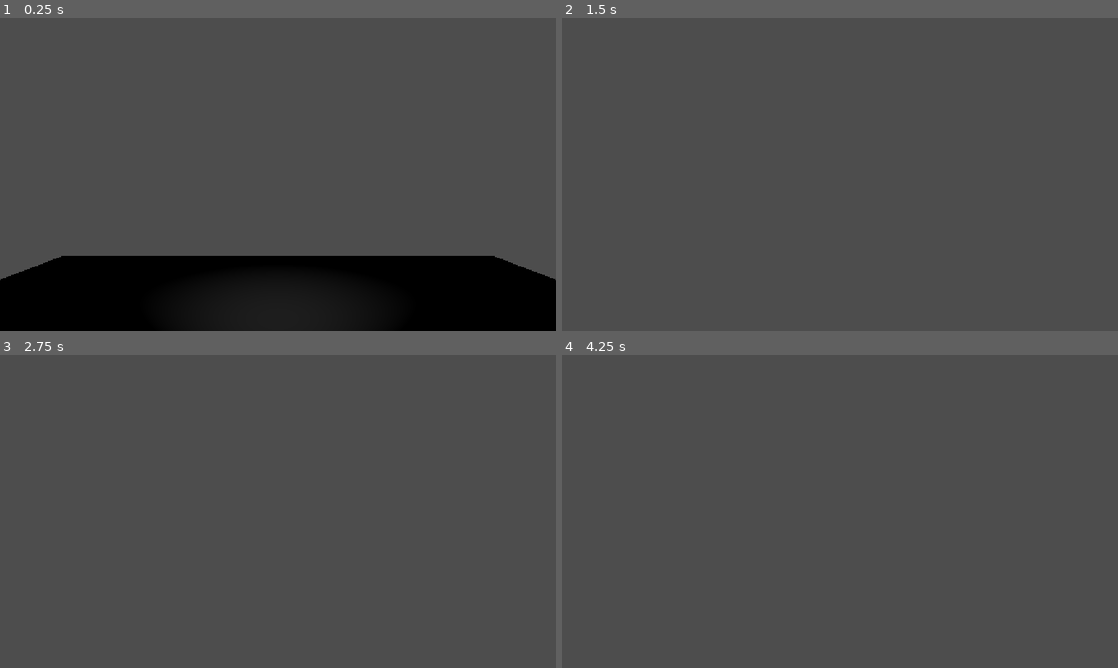
Above: before the commit, frames 1-4 (two rows, left to right).
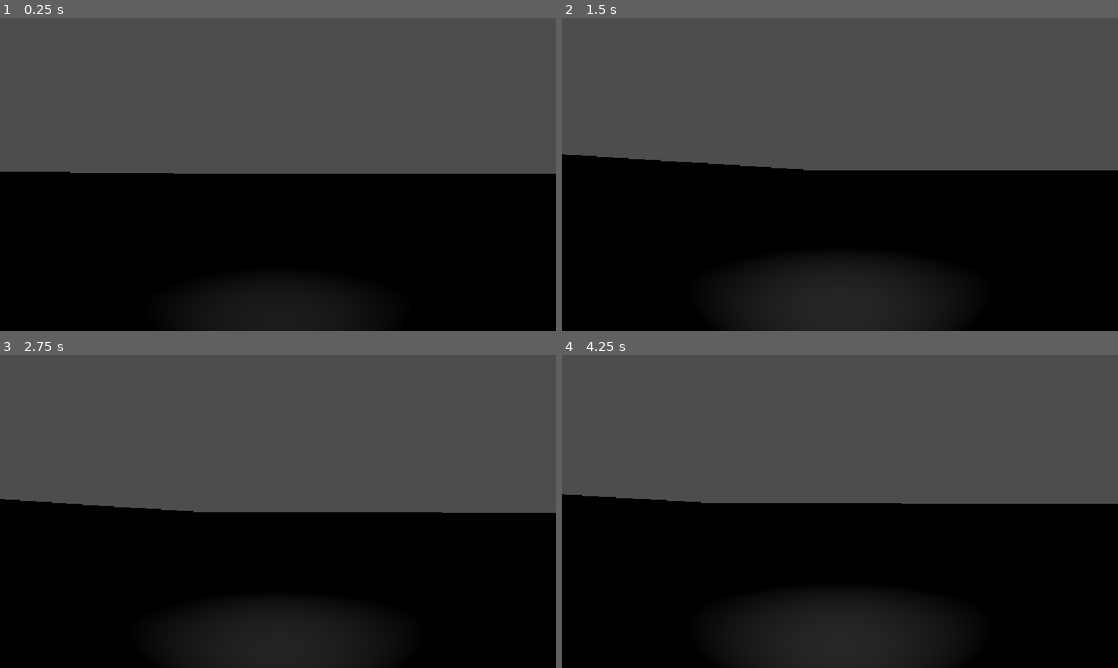
Above: after the commit, the same moments.

Repository: SolemnSintres/GD3D_Underground_Z
Game: Godot game, scene res://scenes/world.tscn
Same seed, same stepped clock (60 frames per second), same inputs: the game is played once before the commit and once after it.
Inputs (mouse positions are in pixels of both pictures, inside the frame that each line leads up to):
- Up to frame 1 (0.25 s): no input
- Up to frame 2 (1.5 s): move the mouse to (867, 174) at 0.52 s; hold W (move_forward) from 0.53 s (still down); move the mouse to (812, 174) at 1.27 s
- Up to frame 3 (2.75 s): keep holding W (move_forward); tap Enter at 2 s; move the mouse to (289, 505) at 2.02 s
- Up to frame 4 (4.25 s): keep holding W (move_forward); tap Space at 2.75 s; move the mouse to (834, 517) at 2.77 s; tap Enter at 3.5 s; move the mouse to (878, 514) at 3.52 s

The runs differ from the first frame. In frame 1, 27% of the frame differs, in the area x 0-100%, y 49-84%; in frame 2, 53%; in frame 3, 50%; in frame 4, 53%, in the area x 0-100%, y 44-100%.

Commit message:
Fence + Ground Swapped and Changed

Diff:
--- a/scenes/world.tscn
+++ b/scenes/world.tscn
@@ -2,11 +2,70 @@
 
 [ext_resource type="PackedScene" uid="uid://demdltfgt8e6n" path="res://scenes/player.tscn" id="1_nnsk1"]
 
+[sub_resource type="BoxMesh" id="BoxMesh_qu2x6"]
+size = Vector3(60, 1, 60)
+
+[sub_resource type="BoxShape3D" id="BoxShape3D_nnsk1"]
+size = Vector3(60, 1, 60)
+
+[sub_resource type="BoxMesh" id="BoxMesh_nnsk1"]
+size = Vector3(0.3, 2, 60)
+
+[sub_resource type="BoxShape3D" id="BoxShape3D_rwgxs"]
+size = Vector3(0.3, 2, 60)
+
+[sub_resource type="BoxMesh" id="BoxMesh_rwgxs"]
+size = Vector3(60, 2, 0.3)
+
+[sub_resource type="BoxShape3D" id="BoxShape3D_4wyf3"]
+size = Vector3(60, 2, 0.3)
+
 [node name="World" type="Node3D" unique_id=1595679244]
 
 [node name="player" parent="." unique_id=633592686 instance=ExtResource("1_nnsk1")]
-transform = Transform3D(1, 0, 0, 0, 1, 0, 0, 0, 1, 0, 0.668687, 0)
+transform = Transform3D(1, 0, 0, 0, 1, 0, 0, 0, 1, -23.811817, 0.668687, 0.12847328)
 
-[node name="CSGBox3D" type="CSGBox3D" parent="." unique_id=419691578]
-use_collision = true
-size = Vector3(10, 0.1, 10)
+[node name="Ground" type="StaticBody3D" parent="." unique_id=1572673802]
+transform = Transform3D(1, 0, 0, 0, 1, 0, 0, 0, 1, 0, -0.5, 0)
+
+[node name="MeshInstance3D" type="MeshInstance3D" parent="Ground" unique_id=84012495]
+mesh = SubResource("BoxMesh_qu2x6")
+
+[node name="CollisionShape3D" type="CollisionShape3D" parent="Ground" unique_id=1619409342]
+shape = SubResource("BoxShape3D_nnsk1")
+
+[node name="RightFence" type="StaticBody3D" parent="." unique_id=1180122932]
+transform = Transform3D(1, 0, 0, 0, 1, 0, 0, 0, 1, 30, 1, 0)
+
+[node name="MeshInstance3D" type="MeshInstance3D" parent="RightFence" unique_id=761666203]
+mesh = SubResource("BoxMesh_nnsk1")
+
+[node name="CollisionShape3D" type="CollisionShape3D" parent="RightFence" unique_id=481782712]
+shape = SubResource("BoxShape3D_rwgxs")
+
+[node name="LeftFence" type="StaticBody3D" parent="." unique_id=2125152729]
+transform = Transform3D(1, 0, 0, 0, 1, 0, 0, 0, 1, -30, 1, 0)
+
+[node name="MeshInstance3D" type="MeshInstance3D" parent="LeftFence" unique_id=1668698483]
+mesh = SubResource("BoxMesh_nnsk1")
+
+[node name="CollisionShape3D" type="CollisionShape3D" parent="LeftFence" unique_id=320446919]
+shape = SubResource("BoxShape3D_rwgxs")
+
+[node name="FenceDown" type="StaticBody3D" parent="." unique_id=1308519820]
+transform = Transform3D(1, 0, 0, 0, 1, 0, 0, 0, 1, 0, 1, -30)
+
+[node name="MeshInstance3D" type="MeshInstance3D" parent="FenceDown" unique_id=957580966]
+mesh = SubResource("BoxMesh_rwgxs")
+
+[node name="CollisionShape3D" type="CollisionShape3D" parent="FenceDown" unique_id=130824015]
+shape = SubResource("BoxShape3D_4wyf3")
+
+[node name="FenceUp" type="StaticBody3D" parent="." unique_id=1385684862]
+transform = Transform3D(1, 0, 0, 0, 1, 0, 0, 0, 1, 0, 1, 30)
+
+[node name="MeshInstance3D" type="MeshInstance3D" parent="FenceUp" unique_id=1234761546]
+mesh = SubResource("BoxMesh_rwgxs")
+
+[node name="CollisionShape3D" type="CollisionShape3D" parent="FenceUp" unique_id=1490617215]
+shape = SubResource("BoxShape3D_4wyf3")
